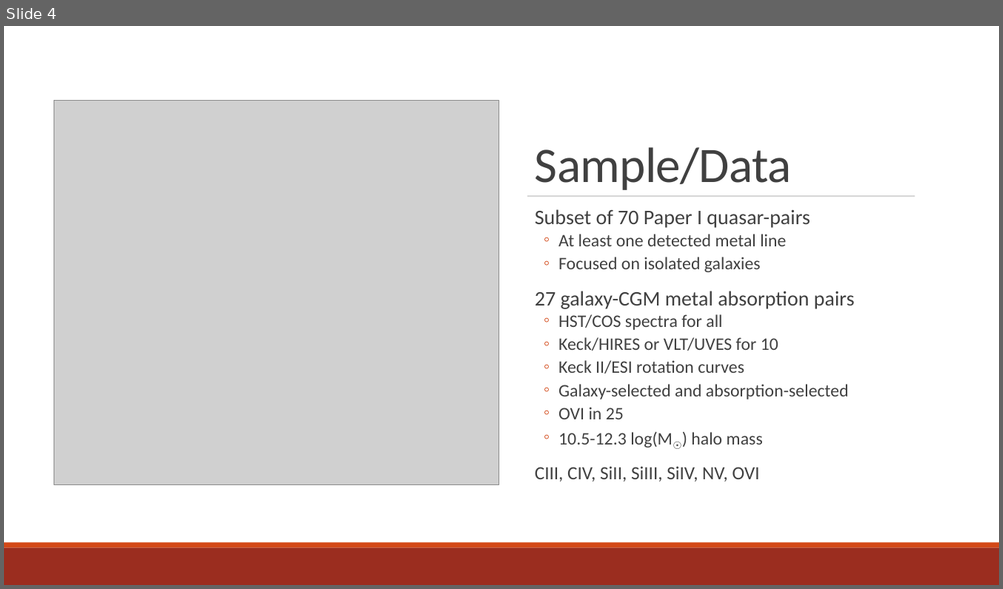
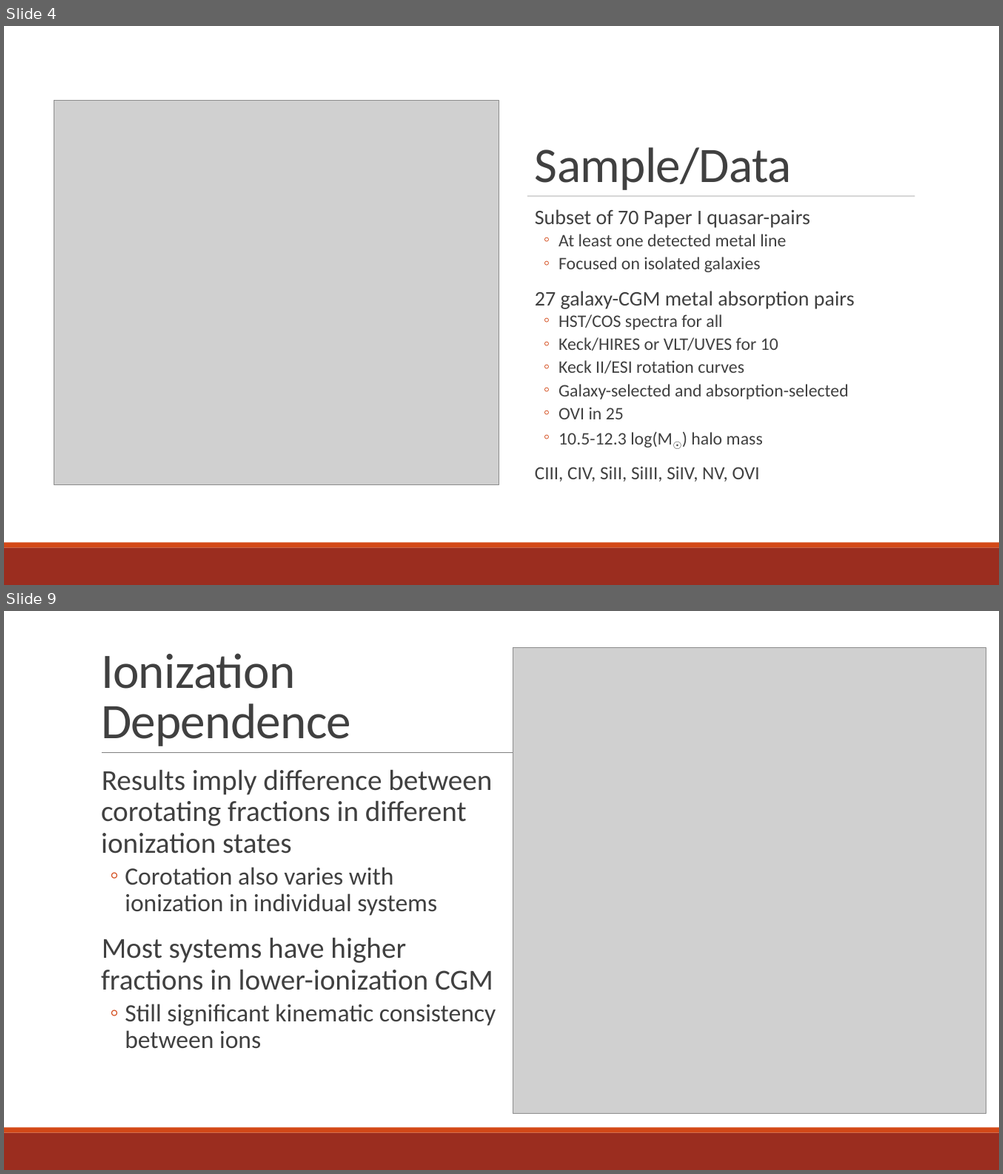
Before and after one commit to brockparker/Coursework, a slide deck: CGM_Group_12012023.pptx. Shown one above the other, each under a label of ours: slide 4 before the commit, slides 4 and 9 after it; the slides between them are not shown. The pictures are 1003x589 and 1003x1174 pixels, drawn with LibreOffice and Linux fonts; fonts in the diff are those of the drawing; grey boxes stand for pictures. Boxes give left, top, right and bottom in pixels: in the first picture for what was removed or moved away, otherwise in the second. Text is boxed around its words. In the diff, an @@ line names an element or a change of style, - is before the commit and + after.

```diff
--- a/CGM_Group_12012023.pptx
+++ b/CGM_Group_12012023.pptx
@@ slide 9 added at (4,611,999,1170), background #FFFFFF @@
@@ title added at (101,653,351,746), 48 pt, text #404040 @@
+Ionization
+Dependence
@@ picture added at (513,647,986,1115) @@
@@ line added from (102, 753) to (915, 753), #808080 0.5 pt @@
@@ text added at (101,769,496,1049), 28 pt, text #404040 @@
+  Results imply difference between corotating fractions in different ionization states
+  ◦ Corotation also varies with ionization in individual systems
+  Most systems have higher fractions in lower-ionization CGM
+  ◦ Still significant kinematic consistency between ions
@@ rectangle added at (4,1133,999,1170), fill #9B2D1F @@
@@ rectangle added at (4,1128,999,1133), fill #D34817 @@
```
Also in this commit, not shown: 4 slides changed, 3 other slides added, 8 slides removed.
